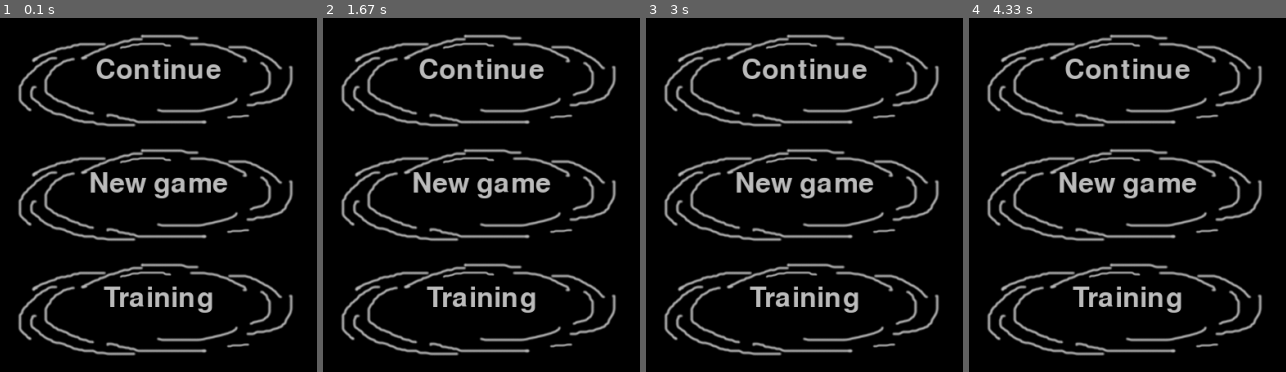
Above: before the commit, frames 1-4 (left to right).
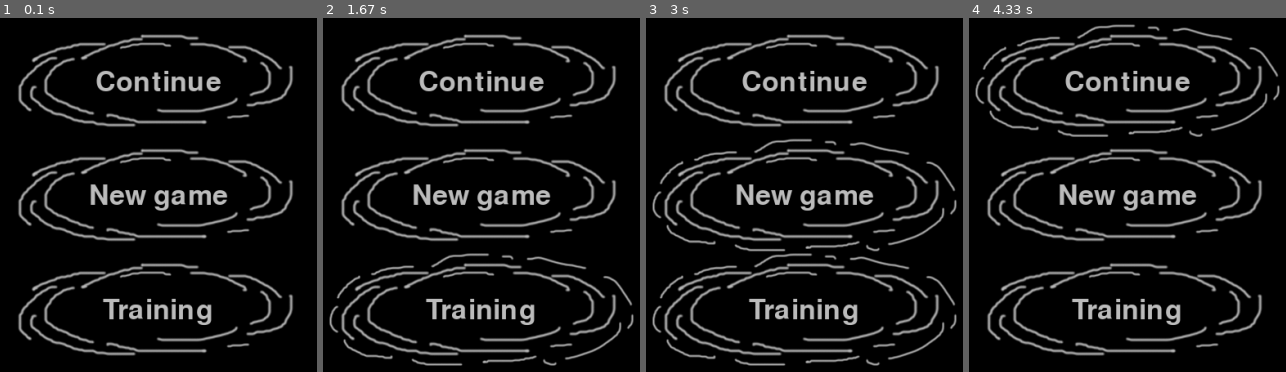
Above: after the commit, the same moments.

Repository: v-like-engine/the-cage-of-mage-pygame
Game: pygame game, started from main.py
The game is run twice, just before and just after one commit, with the same random seed, the same clock (stepped at 60 frames per second) and the same inputs.
Inputs (mouse positions are in pixels of both pictures, inside the frame that each line leads up to):
- Up to frame 1 (0.1 s): no input
- Up to frame 2 (1.67 s): click (541, 148) at 0.38 s; click (outside the picture) at 0.72 s; click (582, 364) at 1.55 s
- Up to frame 3 (3 s): click (outside the picture) at 1.88 s; click (807, 255) at 2.72 s
- Up to frame 4 (4.33 s): click (outside the picture) at 3.05 s; click (1137, 113) at 3.38 s; click (1178, 152) at 3.72 s; click (1089, 64) at 4.05 s

The runs differ from the first frame. In frame 1, 6.0% of the frame differs, in the area x 28-72%, y 11-87%; in frame 2, 7.6%; in frame 3, 9.1%, in the area x 1-99%, y 11-99%; in frame 4, 7.6%.

Commit message:
Add working highlighting

Diff:
--- a/main.py
+++ b/main.py
@@ -6,7 +6,7 @@
 class Game:
     def __init__(self, width, height):
         self.size = self.width, self.height = width, height
-        self.FPS = 60
+        self.FPS = 30
         pygame.init()
         self.screen = pygame.display.set_mode(self.size)
         self.clock = pygame.time.Clock()
@@ -55,7 +55,7 @@
             for i in range(len(texts)):
                 new_btn = MainMenuButton(self.buttons_sprites, self.screen, self.x, self.y + self.height // 5 * i,
                                          self.width, self.height,
-                                         self.is_mouse_button_down, texts[i], pygame.mouse.get_pos())
+                                         self.is_mouse_button_down, texts[i])
                 self.buttons.append(new_btn)
                 self.buttons_sprites.add(new_btn)
         except AttributeError:
@@ -66,9 +66,9 @@
             for event in pygame.event.get():
                 self.handle_event(event)
             self.loop()
-            self.buttons_sprites.update()
             self.render()
             self.buttons_sprites.draw(self.screen)
+            self.buttons_sprites.update()
             pygame.display.flip()
         self.terminate()
 
--- a/main_menu.py
+++ b/main_menu.py
@@ -4,36 +4,35 @@
 
 
 class MainMenuButton(pygame.sprite.Sprite):
-    def __init__(self, group, screen, x, y, width, height, event, text, pos):
+    def __init__(self, group, screen, x, y, width, height, event, text):
         super().__init__(group)
-        self.pos = pos
         self.group = group
         self.screen = screen
         self.event = event
-        self.width = width
-        self.height = height
-        self.w = self.width // 5 * 2
-        self.h = self.height // 15
+        # self.width = width
+        # self.height = height
+        # self.w = self.width // 5 * 2
+        # self.h = self.height // 15
         self.x = x
         self.y = y
         self.stock = self.load_image('button.png')
         self.highlighting_image = self.load_image('targeted.png')
         self.image = self.stock
-        self.rect = self.image.get_rect()
+        self.rect: pygame.Rect = self.image.get_rect()
         self.rect.x = self.x
         self.rect.y = self.y
-        self.rect.w = self.w
-        self.rect.h = self.h
         self.color = pygame.Color('grey')
 
-        self.font = pygame.font.Font(None, 50)
-        self.text = self.font.render(text, 1, self.color)
-        self.image.blit(self.text, (self.rect.w // 2 - 20 - self.text.get_width() // 2,
-                                    self.rect.h // 3 * 4 - self.text.get_height() // 2))
+        font = pygame.font.Font(None, 50)
+        text = font.render(text, 1, self.color)
+        text_rect = ((self.rect.width - text.get_width()) // 2,
+                     (self.rect.height - text.get_height()) // 2)
+        self.stock.blit(text, text_rect)
+        self.highlighting_image.blit(text, text_rect)
 
-        self.all_sprites = pygame.sprite.Group()
-        self.web = 'web.jpg'
-        self.web = self.load_image(self.web)
+        # self.all_sprites = pygame.sprite.Group()
+        # self.web = 'web.jpg'
+        # self.web = self.load_image(self.web)
 
     def load_image(self, name, colorkey=None):
         fullname = path.join('data', name)
@@ -47,10 +46,7 @@
         return image
 
     def update(self):
-        self.pos = pygame.mouse.get_pos()
-        mouse_x = self.pos[0]
-        mouse_y = self.pos[1]
-        if self.rect.x <= mouse_x <= self.rect.x + self.width and self.rect.y <= mouse_y <= self.rect.y:
+        if self.rect.collidepoint(*pygame.mouse.get_pos()):
             self.image = self.highlighting_image
         else:
             self.image = self.stock
